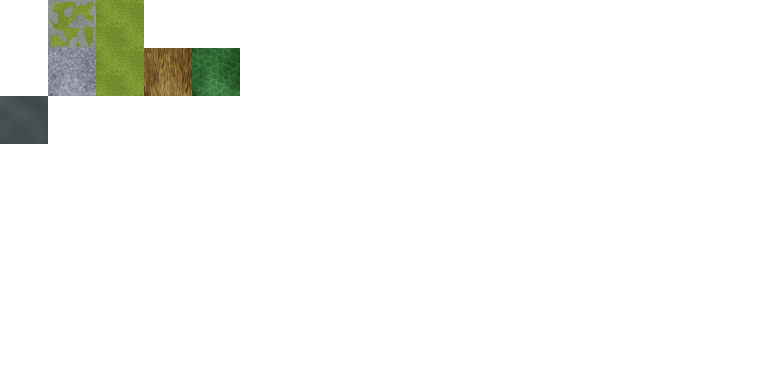
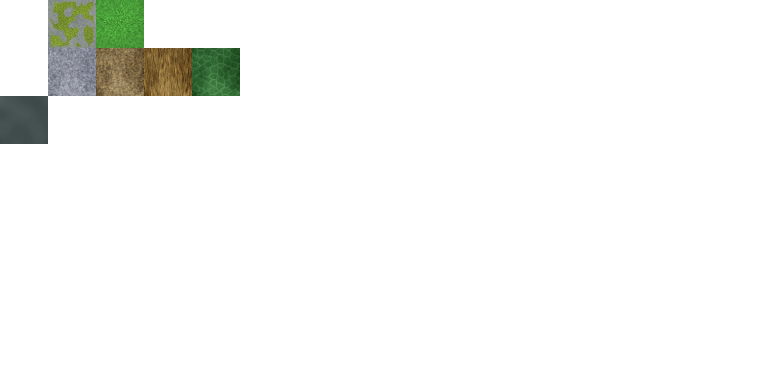
Revision of a layered 768px x 384px image; what changed, layer by layer:
added layer "Pasted Layer#5" above "Pasted Layer#3" over [96, 0, 144, 48]
added layer "Pasted Layer#3" above "Pasted Layer#2" over [96, 0, 144, 48]
added layer "18 - dirt side#1" above "18 - dirt side copy" over [96, 48, 144, 96]
